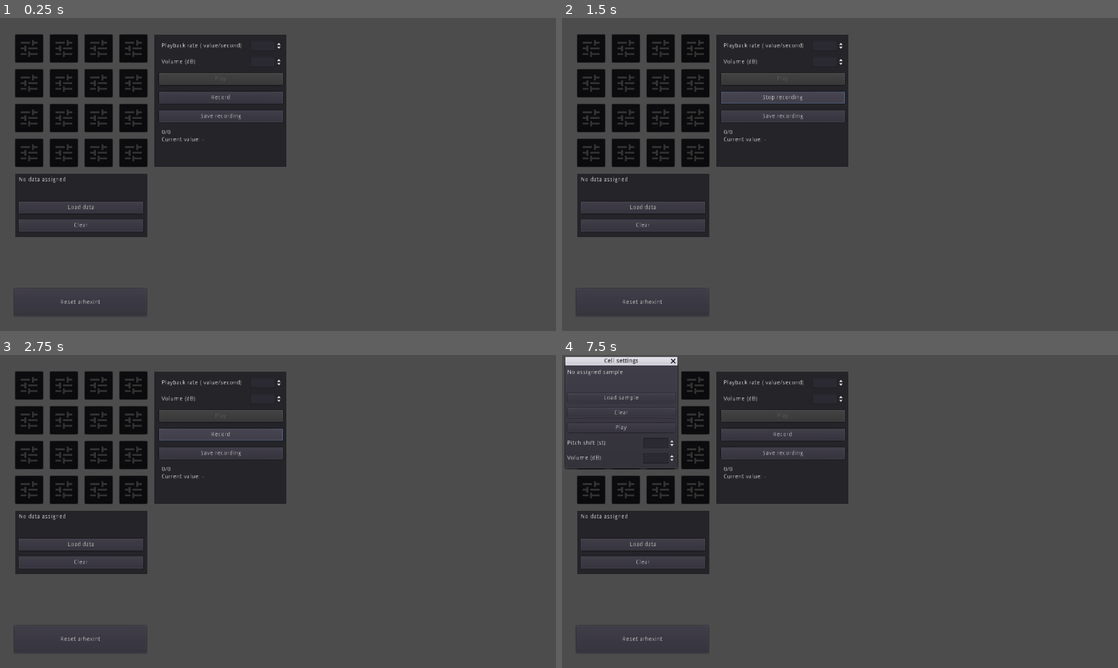
Above: before the commit, frames 1-4 (two rows, left to right).
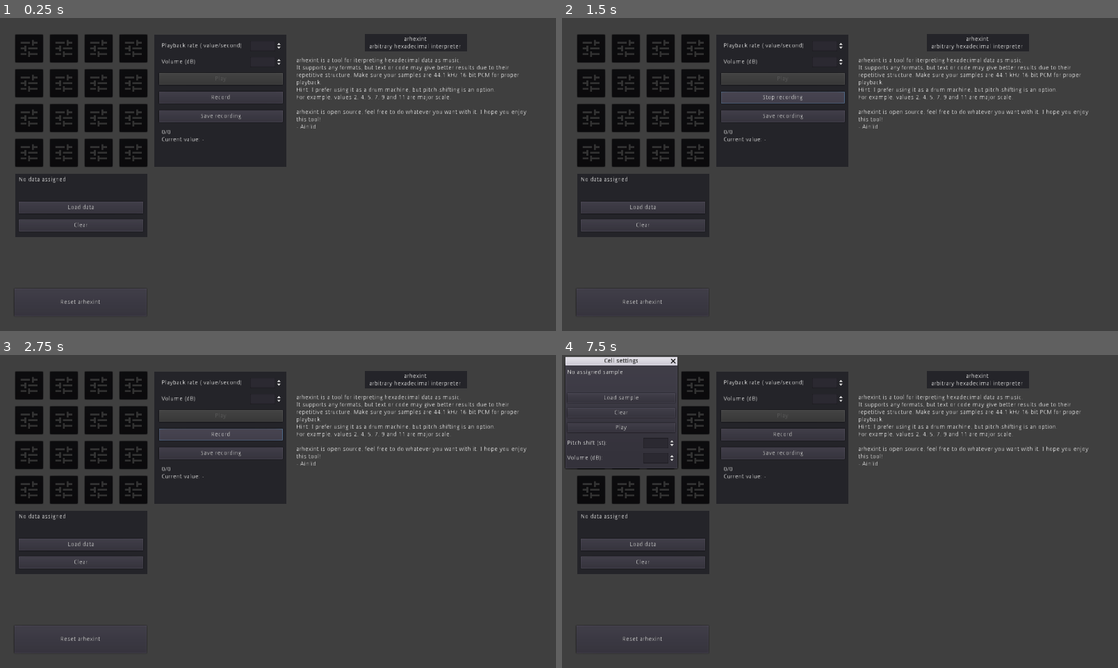
Above: after the commit, the same moments.

Repository: Ainlid/arhexint
Game: Godot game, scene res://scenes/main.tscn
Same seed, same stepped clock (60 frames per second), same inputs: the game is played once before the commit and once after it.
Inputs (mouse positions are in pixels of both pictures, inside the frame that each line leads up to):
- Up to frame 1 (0.25 s): no input
- Up to frame 2 (1.5 s): click "Clear" at 0.5 s; click "Record" at 1.25 s
- Up to frame 3 (2.75 s): click "Stop recording" at 2 s
- Up to frame 4 (7.5 s): click "Clear" at 2.75 s; click "Record" at 3.5 s; click "Stop recording" at 4.25 s; click "Clear" at 5 s; click "Record" at 5.75 s; click "Stop recording" at 6.5 s; click (589, 386) at 7.27 s

The runs differ from the first frame. In frame 1, 2.0% of the frame differs, in the area x 53-95%, y 5-36%; in frame 2, 2.0%; in frame 3, 2.0%; in frame 4, 2.0%.

Commit message:
v1.0.0 ready

Diff:
--- /dev/null
+++ b/nodes/logo.tscn
@@ -0,0 +1,20 @@
+[gd_scene format=2]
+
+[node name="logo" type="Panel"]
+margin_right = 235.0
+margin_bottom = 40.0
+__meta__ = {
+"_edit_use_anchors_": false
+}
+
+[node name="label" type="Label" parent="."]
+margin_left = 7.0
+margin_top = 6.0
+margin_right = 225.0
+margin_bottom = 37.0
+text = "arhexint
+arbitrary hexadecimal interpreter"
+align = 1
+__meta__ = {
+"_edit_use_anchors_": false
+}
--- a/scenes/main.tscn
+++ b/scenes/main.tscn
@@ -1,13 +1,22 @@
-[gd_scene load_steps=5 format=2]
+[gd_scene load_steps=6 format=2]
 
 [ext_resource path="res://nodes/cell_grid.tscn" type="PackedScene" id=1]
 [ext_resource path="res://nodes/data_menu.tscn" type="PackedScene" id=2]
 [ext_resource path="res://nodes/player.tscn" type="PackedScene" id=3]
 [ext_resource path="res://nodes/reset_button.tscn" type="PackedScene" id=4]
+[ext_resource path="res://nodes/logo.tscn" type="PackedScene" id=5]
 
 [node name="main" type="Control"]
 anchor_right = 1.0
 anchor_bottom = 1.0
+__meta__ = {
+"_edit_use_anchors_": false
+}
+
+[node name="bg" type="ColorRect" parent="."]
+margin_right = 1280.0
+margin_bottom = 720.0
+color = Color( 0.25098, 0.25098, 0.25098, 1 )
 __meta__ = {
 "_edit_use_anchors_": false
 }
@@ -36,6 +45,31 @@
 margin_right = 338.0
 margin_bottom = 686.0
 
+[node name="logo" parent="." instance=ExtResource( 5 )]
+margin_left = 840.0
+margin_top = 36.0
+margin_right = 1075.0
+margin_bottom = 76.0
+
+[node name="info" type="Label" parent="."]
+margin_left = 682.0
+margin_top = 91.0
+margin_right = 1212.0
+margin_bottom = 258.0
+text = "arhexint is a tool for iterpreting hexadecimal data as music.
+It supports any formats, but text or code may give better results due to their
+repetitive structure. Make sure your samples are 44.1 kHz 16-bit PCM for proper
+playback.
+Hint: I prefer using it as a drum machine, but pitch-shifting is an option.
+For example, values 2, 4, 5, 7, 9 and 11 are major scale.
+
+arhexint is open source, feel free to do whatever you want with it. I hope you enjoy
+this tool!
+- Ainlid"
+__meta__ = {
+"_edit_use_anchors_": false
+}
+
 [connection signal="cleared" from="data_menu" to="player" method="_data_cleared"]
 [connection signal="loaded" from="data_menu" to="player" method="_receive_data"]
 [connection signal="character" from="player" to="cell_grid" method="_call_cell"]
--- a/scripts/player.gd
+++ b/scripts/player.gd
@@ -53,8 +53,9 @@
 	save_dialog.popup_centered()
 
 func _confirm_save(save_path):
-	recording.save_to_wav(save_path)
-	save_popup.popup_centered()
+	if recording:
+		recording.save_to_wav(save_path)
+		save_popup.popup_centered()
 
 func _play_pressed():
 	if is_playing:
Not shown, added: export_presets.cfg
Not shown, changed: samples/other/kalimba_c4.wav.import
Not shown, added: samples/other/nylon_guitar_c4.wav.import
Not shown, added: samples/other/kalimba_c4.wav
Not shown, removed: samples/other/letter_e.wav
Not shown, added: samples/other/nylon_guitar_c4.wav
Not shown, changed: samples/other/piano_c4.wav
